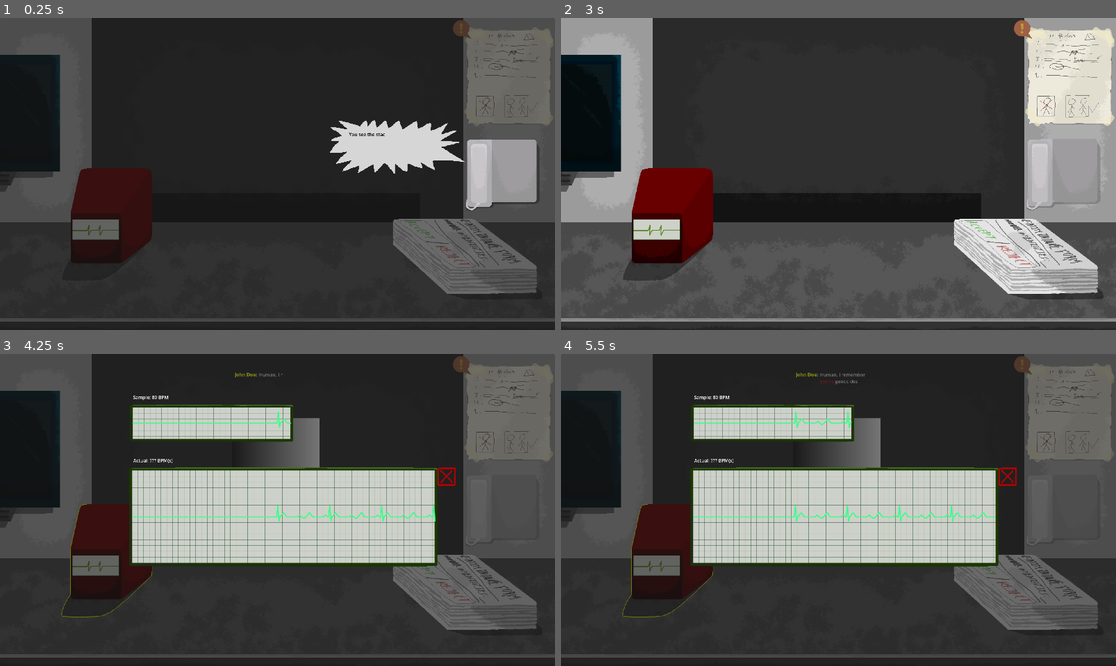
Above: before the commit, frames 1-4 (two rows, left to right).
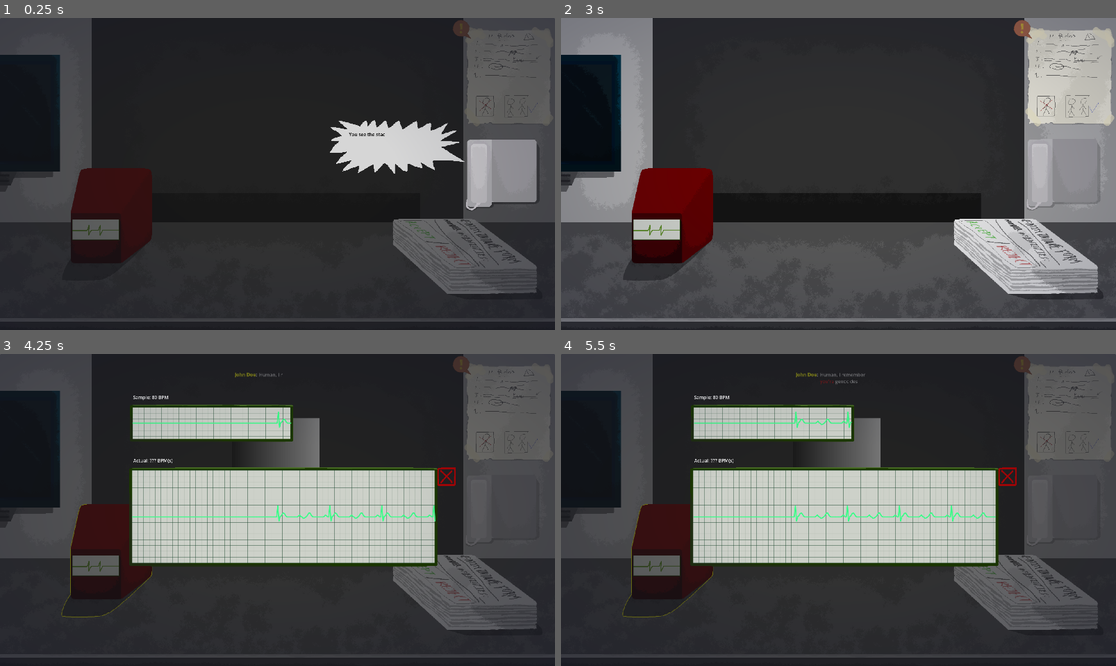
Above: after the commit, the same moments.

Repository: Blulow/brackeysjam
Game: Godot game, scene res://scenes/game.tscn
Two runs of this game, one before a commit and one after it. Both use one fixed random seed, a clock stepped at 60 frames per second and the inputs below.
Inputs (mouse positions are in pixels of both pictures, inside the frame that each line leads up to):
- Up to frame 1 (0.25 s): no input
- Up to frame 2 (3 s): tap Enter at 0.5, 2 s; move the mouse to (960, 158) at 0.52 s; click (960, 158) at 0.67 s; tap Space at 1.25, 2.75 s; move the mouse to (727, 189) at 1.27 s; click (727, 189) at 1.42 s; move the mouse to (894, 105) at 2.02 s; click (894, 105) at 2.17 s; move the mouse to (810, 236) at 2.77 s; click (810, 236) at 2.92 s
- Up to frame 3 (4.25 s): move the mouse to (111, 550) at 3.52 s; click (111, 550) at 3.67 s
- Up to frame 4 (5.5 s): move the mouse to (588, 447) at 4.27 s; click (588, 447) at 4.42 s; move the mouse to (1071, 413) at 5.02 s; click (1071, 413) at 5.17 s

The runs differ from the first frame. In frame 2, 8.2% of the frame differs, in the area x 0-100%, y 0-98%; in frame 3, less than 0.1%; in frame 4, less than 0.1%.

Commit message:
add: game over stuff

Diff:
--- /dev/null
+++ b/assets/shaders/vignette.gdshader
@@ -0,0 +1,18 @@
+shader_type canvas_item;
+
+uniform float alpha = 1.0;
+uniform float inner_radius = 0.0;
+uniform float outer_radius = 1.0;
+uniform vec2 pos;
+uniform vec2 size = vec2(1920.0, 1080.0);
+uniform bool resize = false;
+uniform vec4 color: source_color;
+
+void fragment() {
+	vec2 mapped_uv = UV - pos / size;
+	float x = abs(mapped_uv.x) * 2.0;
+	float y = abs(mapped_uv.y) * 2.0;
+	if (resize) x *= size.x / size.y;
+	float q = 1.0 - (1.0 - sqrt(x * x + y * y) / outer_radius) / (1.0 - inner_radius);
+	COLOR = vec4(color.rgb, q * alpha);
+}
--- a/scenes/game.tscn
+++ b/scenes/game.tscn
@@ -9,6 +9,7 @@
 [ext_resource type="PackedScene" uid="uid://ccwqilakya26o" path="res://scenes/objects/phone.tscn" id="7_gee14"]
 [ext_resource type="PackedScene" uid="uid://cq7l2ff0kkbfc" path="res://scenes/objects/papers.tscn" id="8_0tnpc"]
 [ext_resource type="Script" uid="uid://psq43odj5en5" path="res://scripts/managers/round_manager.gd" id="8_gee14"]
+[ext_resource type="Shader" uid="uid://cq0tcgxkv75eg" path="res://assets/shaders/vignette.gdshader" id="9_ca42v"]
 [ext_resource type="Resource" uid="uid://bdia3nf8tf6df" path="res://assets/resources/rounds/round_1.tres" id="10_vtaks"]
 [ext_resource type="Resource" uid="uid://cpkldwrl3yq5a" path="res://assets/resources/rounds/round_2.tres" id="11_kvpfn"]
 [ext_resource type="Resource" uid="uid://ct5lckjf44wcf" path="res://assets/resources/rounds/round_3.tres" id="12_dinhu"]
@@ -21,6 +22,27 @@
 "points": PackedVector2Array(0, 0, 0, 0, 1419, 0, 0, 0, 0, 0, -1375, 0)
 }
 point_count = 2
+
+[sub_resource type="ShaderMaterial" id="ShaderMaterial_rysoc"]
+shader = ExtResource("9_ca42v")
+shader_parameter/alpha = 0.645
+shader_parameter/inner_radius = 0.145
+shader_parameter/outer_radius = 2.98
+shader_parameter/pos = Vector2(960, 540)
+shader_parameter/size = Vector2(1920, 1080)
+shader_parameter/resize = false
+shader_parameter/color = Color(0.047058802, 0.061642133, 0.18039216, 1)
+
+[sub_resource type="ShaderMaterial" id="ShaderMaterial_ca42v"]
+resource_local_to_scene = true
+shader = ExtResource("9_ca42v")
+shader_parameter/alpha = 1.0
+shader_parameter/inner_radius = 0.855
+shader_parameter/outer_radius = 0.51
+shader_parameter/pos = Vector2(1500, 500)
+shader_parameter/size = Vector2(1920, 1080)
+shader_parameter/resize = false
+shader_parameter/color = Color(0, 0, 0, 1)
 
 [node name="Game" type="Node2D" unique_id=21264269]
 
@@ -98,6 +120,26 @@
 
 [node name="PopupUILayer" type="CanvasLayer" parent="." unique_id=828918225]
 
+[node name="VignetteLayer" type="CanvasLayer" parent="." unique_id=1756561581]
+
+[node name="Vignette" type="ColorRect" parent="VignetteLayer" unique_id=615500399]
+material = SubResource("ShaderMaterial_rysoc")
+anchors_preset = 15
+anchor_right = 1.0
+anchor_bottom = 1.0
+grow_horizontal = 2
+grow_vertical = 2
+mouse_filter = 2
+
+[node name="PenaltyEnding" type="ColorRect" parent="VignetteLayer" unique_id=751111713]
+visible = false
+material = SubResource("ShaderMaterial_ca42v")
+anchors_preset = 15
+anchor_right = 1.0
+anchor_bottom = 1.0
+grow_horizontal = 2
+grow_vertical = 2
+
 [node name="RoundManager" type="Node2D" parent="." unique_id=2028876826]
 position = Vector2(685, -376)
 script = ExtResource("8_gee14")
@@ -110,8 +152,10 @@
 offset_right = 1096.6084
 offset_bottom = 112.23836
 
-[connection signal="penalized" from="RoundManager" to="RoundManager" method="_on_penalized"]
+[connection signal="game_over" from="RoundManager" to="World/PeopleArea/PeoplePath/PathFollow2D/People" method="_on_game_over"]
+[connection signal="penalized" from="RoundManager" to="World/PeopleArea/PeoplePath/PathFollow2D/People" method="_on_penalized"]
 [connection signal="round_done" from="RoundManager" to="RoundManager" method="_on_round_done"]
+[connection signal="round_end" from="RoundManager" to="World/PeopleArea/PeoplePath/PathFollow2D/People" method="_on_round_end"]
 [connection signal="round_end" from="RoundManager" to="RoundManager" method="_on_round_end"]
 [connection signal="round_start" from="RoundManager" to="World/PeopleArea/PeoplePath/PathFollow2D/People" method="_on_round_start"]
 [connection signal="round_stay" from="RoundManager" to="World/PeopleArea/PeoplePath/PathFollow2D/People" method="_on_round_stay"]
--- /dev/null
+++ b/scenes/game_over_screen.tscn
@@ -0,0 +1,34 @@
+[gd_scene format=3 uid="uid://brw4nkvrwaugj"]
+
+[node name="GameOverScreen" type="Control" unique_id=1252341171]
+layout_mode = 3
+anchors_preset = 15
+anchor_right = 1.0
+anchor_bottom = 1.0
+grow_horizontal = 2
+grow_vertical = 2
+
+[node name="ColorRect" type="ColorRect" parent="." unique_id=1902755144]
+layout_mode = 1
+anchors_preset = 15
+anchor_right = 1.0
+anchor_bottom = 1.0
+grow_horizontal = 2
+grow_vertical = 2
+color = Color(0, 0, 0, 1)
+
+[node name="Label" type="Label" parent="." unique_id=1675863069]
+layout_mode = 1
+anchors_preset = 8
+anchor_left = 0.5
+anchor_top = 0.5
+anchor_right = 0.5
+anchor_bottom = 0.5
+offset_left = -384.5
+offset_top = -43.0
+offset_right = 384.5
+offset_bottom = 43.0
+grow_horizontal = 2
+grow_vertical = 2
+theme_override_font_sizes/font_size = 62
+text = "game over cutscene plays"
--- a/scripts/managers/round_manager.gd
+++ b/scripts/managers/round_manager.gd
@@ -30,8 +30,10 @@
 signal concluded(conc: bool)
 
 signal dialogue_set(dialogue: Array[String])
+signal dialogue_finish
 signal rule_shown(count: int)
 signal penalized
+signal game_over
 
 func _ready() -> void:
 	GameManager.round_manager = self
@@ -89,19 +91,10 @@
 
 func penalize(_form_data: Dictionary) -> void:
 	var result = (_form_data.conc == Conc.REJECT) == people.singular
-	print(result)
 
 	if result: return
-	if penalties + 1 >= 3:
-		print("ded")
-		return
-
 	penalties += 1
-	await round_done
 	penalized.emit()
 
-func _on_penalized() -> void:
-	var d: Array[String]
-	print([penalty_speeches[penalties - 1]]) # TODO: fix penalties 2 and 3 not showing
-	d.assign([penalty_speeches[penalties - 1]])
-	$"../World/Objects/Phone".show_dialogue(d)
+	if penalties >= 3:
+		game_over.emit()
--- a/scripts/people/people.gd
+++ b/scripts/people/people.gd
@@ -18,6 +18,9 @@
 var dialogue: Array[String]
 var increment_rules: int
 var singular: bool
+
+var pending_penalization: bool = false
+var pending_game_over: bool = false
 
 func set_people(config: PeopleConfig) -> void:
 	identities = config.get_identities()
@@ -112,7 +115,22 @@
 		speech_text.set_text(speech_texts[i].text)
 
 func _on_round_start() -> void:
+	if pending_penalization:
+		dialogue.insert(0, GameManager.round_manager.penalty_speeches[GameManager.round_manager.penalties - 1])
+		pending_penalization = false
+
+	if pending_game_over:
+		$"../../../../../VignetteLayer/PenaltyEnding".visible = true
+
 	if increment_rules > 0:
 		GameManager.round_manager.rule_shown.emit(increment_rules)
 	if dialogue.size() > 0:
 		$"../../../../Objects/Phone".show_dialogue(dialogue)
+		await GameManager.round_manager.dialogue_finish
+		if pending_game_over: get_tree().change_scene_to_file("res://scenes/game_over_screen.tscn")
+
+func _on_penalized() -> void:
+	pending_penalization = true
+
+func _on_game_over() -> void:
+	pending_game_over = true
--- a/scripts/popup_ui/phone_popup.gd
+++ b/scripts/popup_ui/phone_popup.gd
@@ -29,6 +29,7 @@
 	idx += 1
 	if idx >= dialogue.size():
 		get_tree().paused = false
+		GameManager.round_manager.dialogue_finish.emit()
 		queue_free()
 		return
 
Not shown, added: assets/shaders/vignette.gdshader.uid
